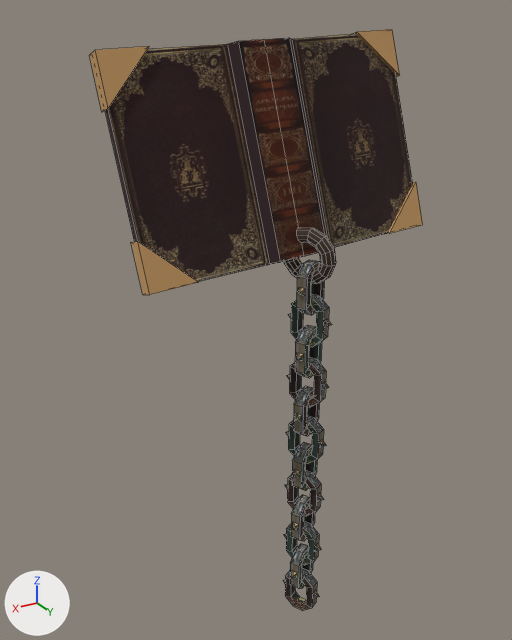
The FBX model Assets/Models/Visual/Counters/Counter_Recipes.fbx, before and after one commit.
One viewpoint serves both versions: a 50 mm lens placed at (1.89, 2.64, 3.14), pointed at (0.07, -0.39, 1.63). Every picture has the same lights, and +X, +Y and +Z are marked at lower left. The picture after the commit comes second. Mesh edges are drawn as thin lines. Where no turn or scale is listed for an object, it has been applied to the vertices.

Names of what the first picture shows: 'Counter_Recipes'.
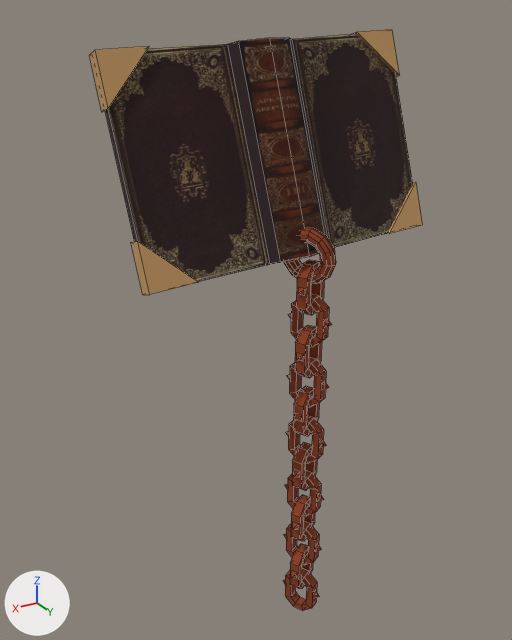
Where the change shows, as pixel boxes (x1, y1, x2, y2) in the pictures (512 x 640 px):
part 1 of me_counter_recipes, built on
    both: (238, 38, 324, 262)
part 2 of me_counter_recipes, recoloured
    both: (283, 228, 336, 611)

The change in detail:
me_counter_recipes is used by ob_counter_recipes; location (0.0, 0.0, 0.0).
Verts and faces of me_counter_recipes; kept vertices keep their numbers, new ones are numbered from 765.
Before the commit, vertices of me_counter_recipes: 4 (0.04, 0.0, 2.1) at pixel (304, 256), 5 (0.09, -0.29, 3.04) at pixel (264, 39), 6 (0.04, -0.04, 2.08) at pixel (299, 256), 7 (0.09, -0.33, 3.03), 30 (0.05, -0.11, 2.13).
Before the commit, vertices of me_counter_recipes: 31 (0.09, -0.37, 2.95), 34 (0.77, -0.09, 2.11), 35 (0.82, -0.35, 2.93), 36 (0.18, -0.07, 2.13), 37 (0.22, -0.32, 2.96).
Before the commit, vertices of me_counter_recipes: 40 (0.11, -0.1, 2.13), 42 (0.16, -0.35, 2.96), 44 (0.22, -0.09, 2.12), 45 (0.26, -0.35, 2.95), 94 (-0.68, -0.15, 2.16).
Before the commit, vertices of me_counter_recipes: 95 (-0.64, -0.4, 2.99), 96 (-0.09, -0.08, 2.15), 97 (-0.05, -0.33, 2.97), 100 (-0.02, -0.1, 2.13), 102 (0.02, -0.36, 2.96).
Before the commit, vertices of me_counter_recipes: 104 (-0.13, -0.11, 2.14), 105 (-0.08, -0.36, 2.97).
me_counter_recipes had 765 vertices, 698 faces and spanned x -0.75..0.89, y -0.77..0.13, z -0.1..3.08.
me_counter_recipes now has 765 vertices, 690 faces and spans x -0.75..0.89, y -0.77..0.13, z -0.1..3.08.
Part 1, on me_counter_recipes:
Faces deleted: (30, 31, 42, 40), (36, 40, 42, 37), (36, 37, 45, 44), (34, 44, 45, 35), (30, 100, 102, 31), (96, 97, 102, 100).
Faces deleted: (96, 104, 105, 97), (94, 95, 105, 104).
Vertex 4 moves to (0.04, 0.04, 2.1), pixel (309, 256).
Vertex 5 moves to (0.08, -0.26, 3.05), pixel (269, 37).
Vertex 6 moves to (0.04, 0.0, 2.09), pixel (305, 256).
Vertex 7 moves to (0.08, -0.29, 3.04).
me_counter_recipes part 2: 590 faces spanning x -0.11..0.11, y -0.13..0.13, z -0.1..2.23 switch from mat_books (picture img_book_base_color_png) to mat_ingredients (its picture is missing).
